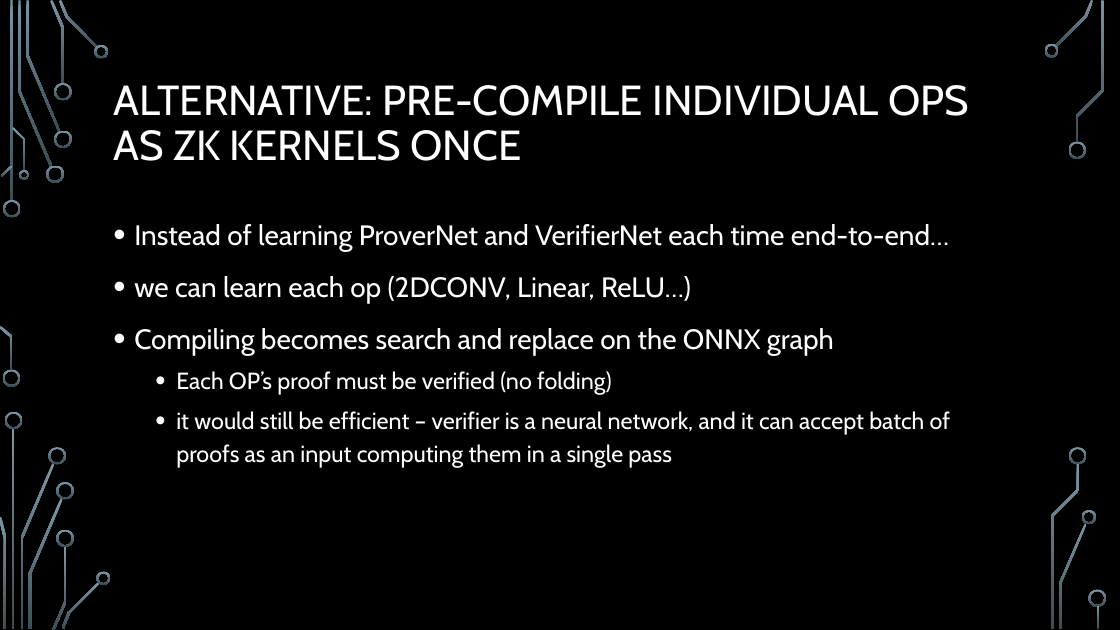
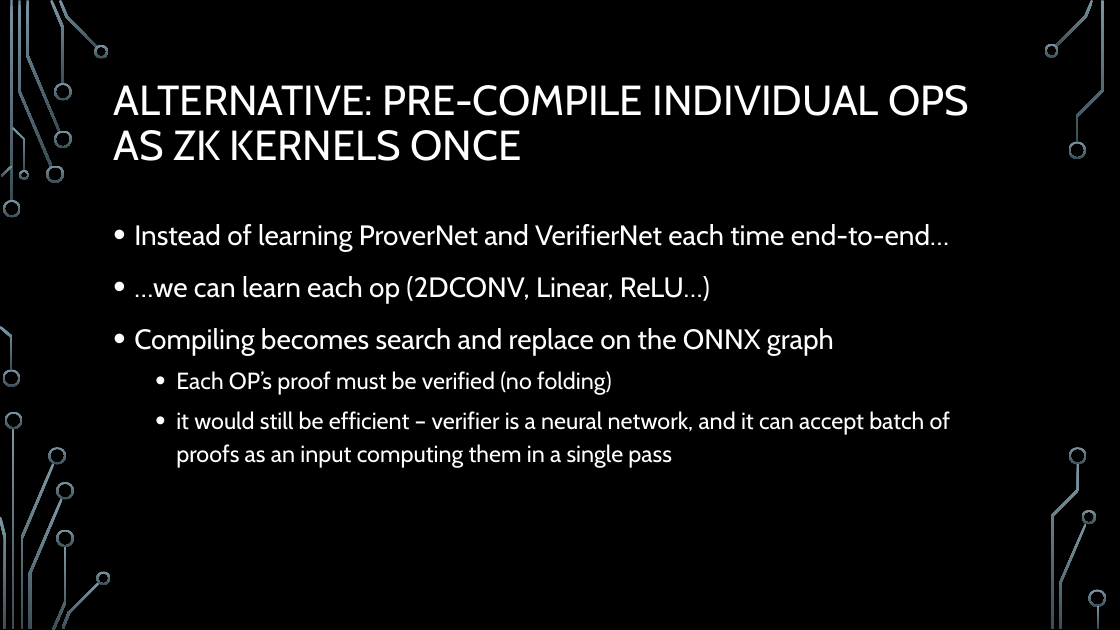
Before and after one commit to igorperic17/nomopoly, a slide deck: slide 9 of deck/zk-hack-berlin.pptx (slide 6 before the commit). Drawn at 1120x630 pixels with LibreOffice and Linux fonts; fonts in the diff are those of the drawing; background and template pictures are left out. Boxes give left, top, right and bottom in pixels: in the first picture for what was removed or moved away, otherwise in the second. Text is boxed around its words. In the diff, an @@ line names an element or a change of style, - is before the commit and + after.

```diff
--- a/deck/zk-hack-berlin.pptx
+++ b/deck/zk-hack-berlin.pptx
@@ text at bbox=[134, 276, 710, 304]: text changed @@
-• we can learn each op (2DCONV, Linear, ReLU…)
+• …we can learn each op (2DCONV, Linear, ReLU…)
```
Also in this commit, not shown: 4 other slides changed, 4 slides added, 25 other files.
